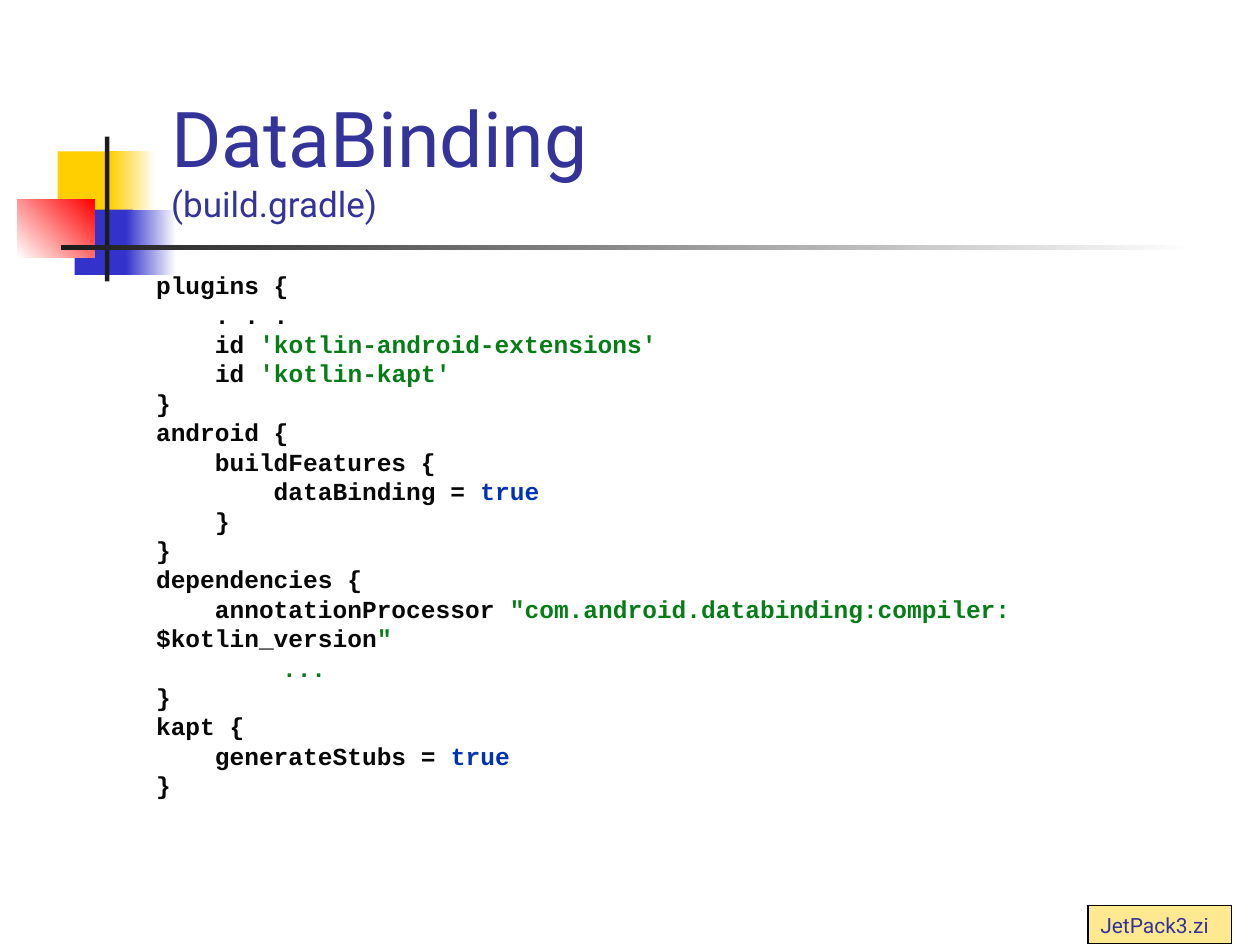
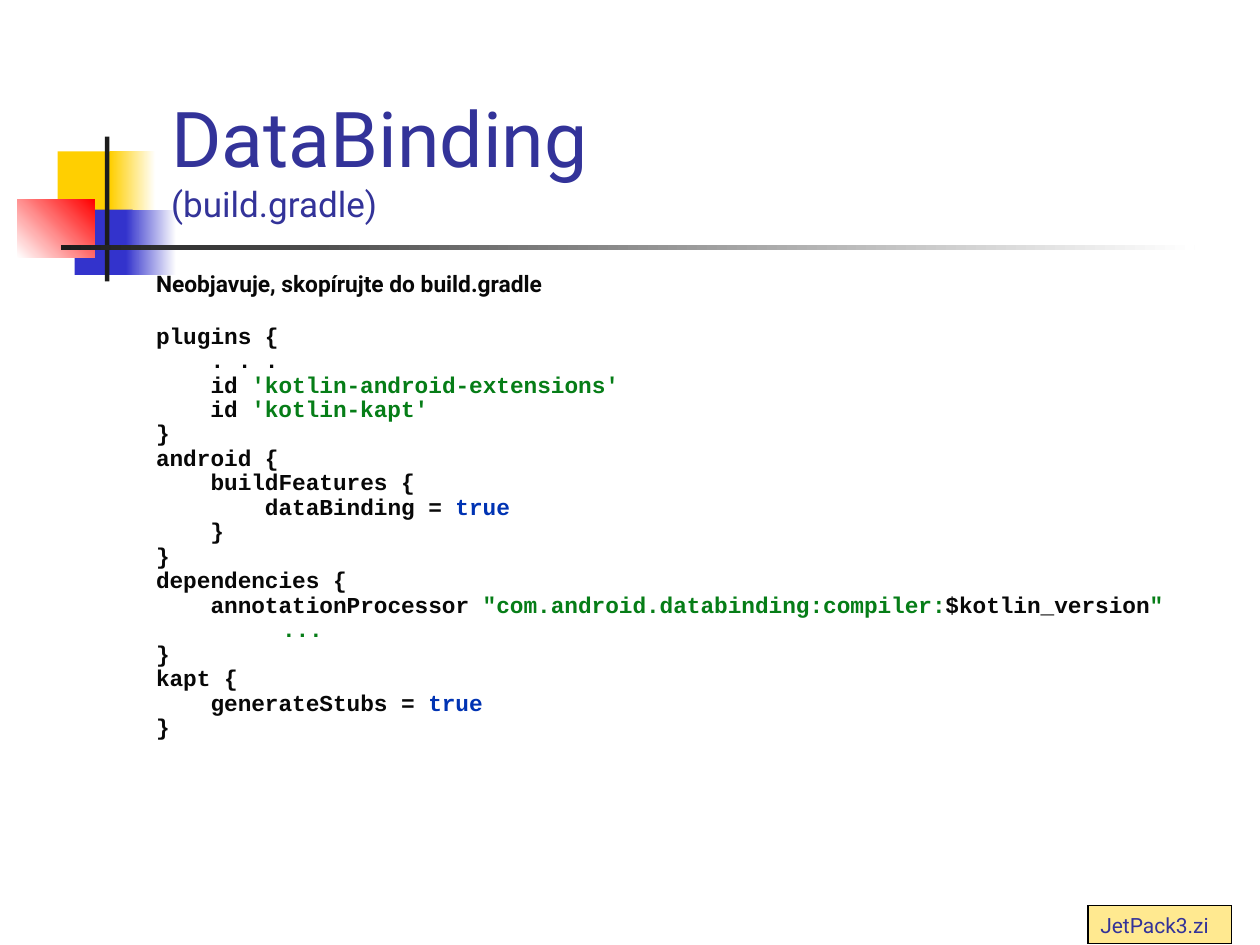
Before and after one commit to vmandro/Prednasky, a slide deck: slide 13 of 07/07_Android.ppt. Drawn at 1260x945 pixels with LibreOffice and Linux fonts; fonts in the diff are those of the drawing. Boxes give left, top, right and bottom in pixels: in the first picture for what was removed or moved away, otherwise in the second. Text is boxed around its words. In the diff, an @@ line names an element or a change of style, - is before the commit and + after.

```diff
--- a/07/07_Android.ppt
+++ b/07/07_Android.ppt
@@ text at (156, 272, 542, 297): paragraph added @@
+Neobjavuje, skopírujte do build.gradle
@@ text at (156, 327, 1164, 716): size 14 to 12.9 pt in "plugins {", ". . . id 'kotlin-android-extensions' id 'kotlin-kapt' ...", "} kapt { generateStubs = true }"; line spacing 1 to 0.9 @@
```
Also in this commit, not shown: 5 other files.
